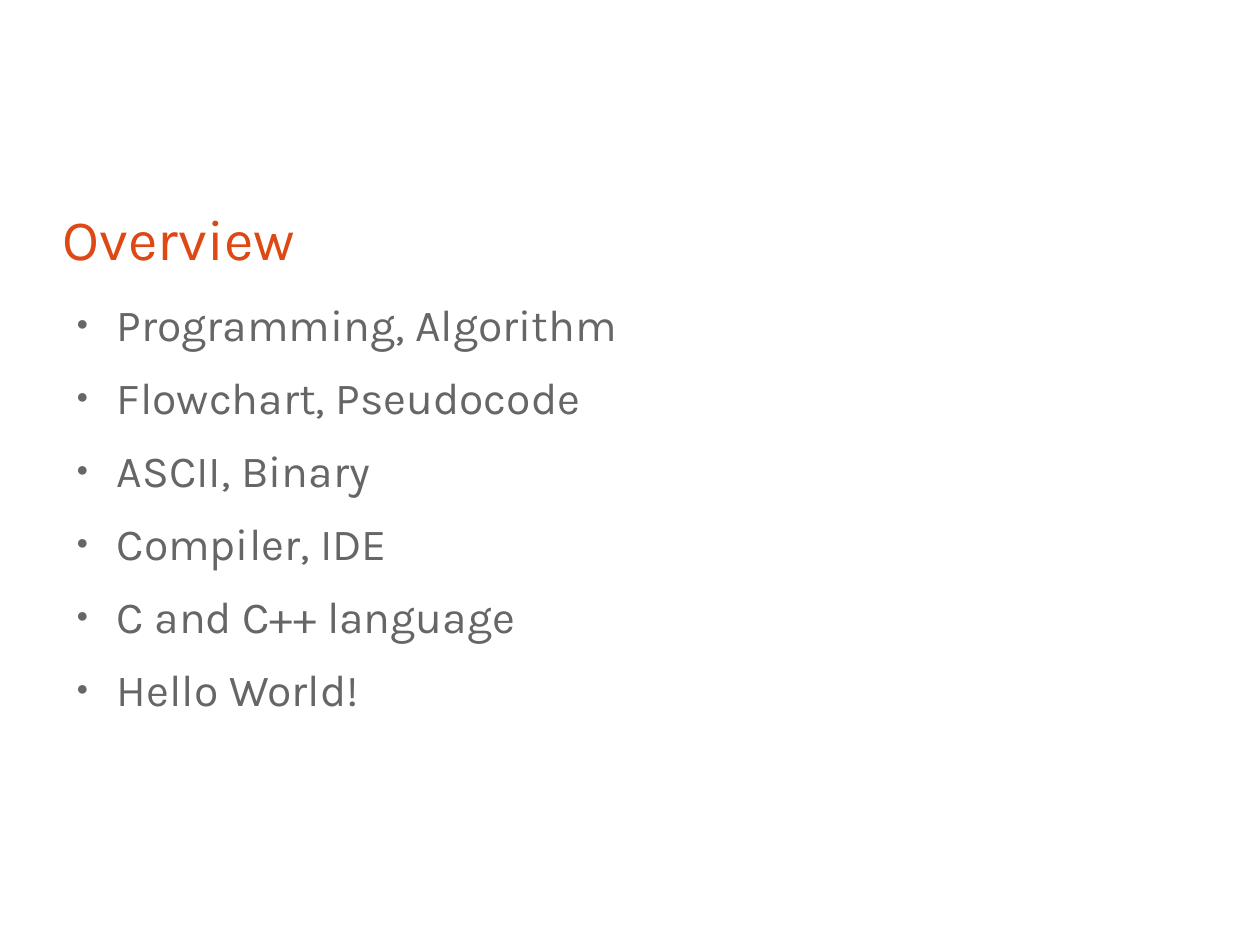
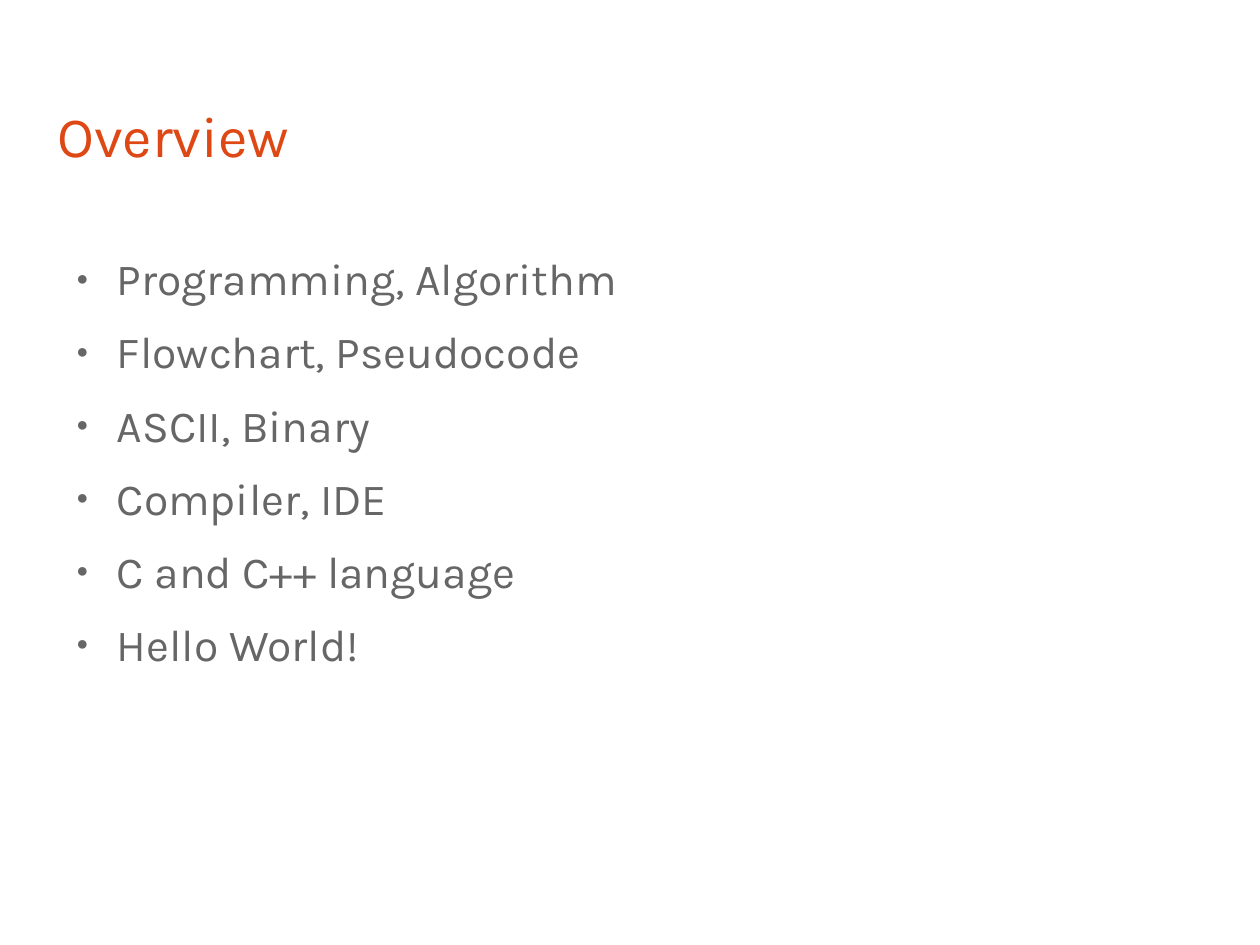
Before and after one commit to bagustris/prokom-tf, a slide deck: slide 3 of slide/prokom0.odp (slide 2 before the commit). Drawn at 1260x945 pixels with LibreOffice and Linux fonts; fonts in the diff are those of the drawing. Boxes give left, top, right and bottom in pixels: in the first picture for what was removed or moved away, otherwise in the second. Text is boxed around its words. In the diff, an @@ line names an element or a change of style, - is before the commit and + after.

```diff
--- a/slide/prokom0.odp
+++ b/slide/prokom0.odp
@@ title "Overview": place and size @@
-title "Overview" at (63, 220, 295, 261)
+title "Overview" at (57, 117, 289, 158)
@@ text "Programming, Algorithm": place and size @@
-text "Programming, Algorithm" at (117, 310, 617, 707)
+text "Programming, Algorithm" at (117, 264, 617, 662)
```
Also in this commit, not shown: 1 slide added, 6 other files.
